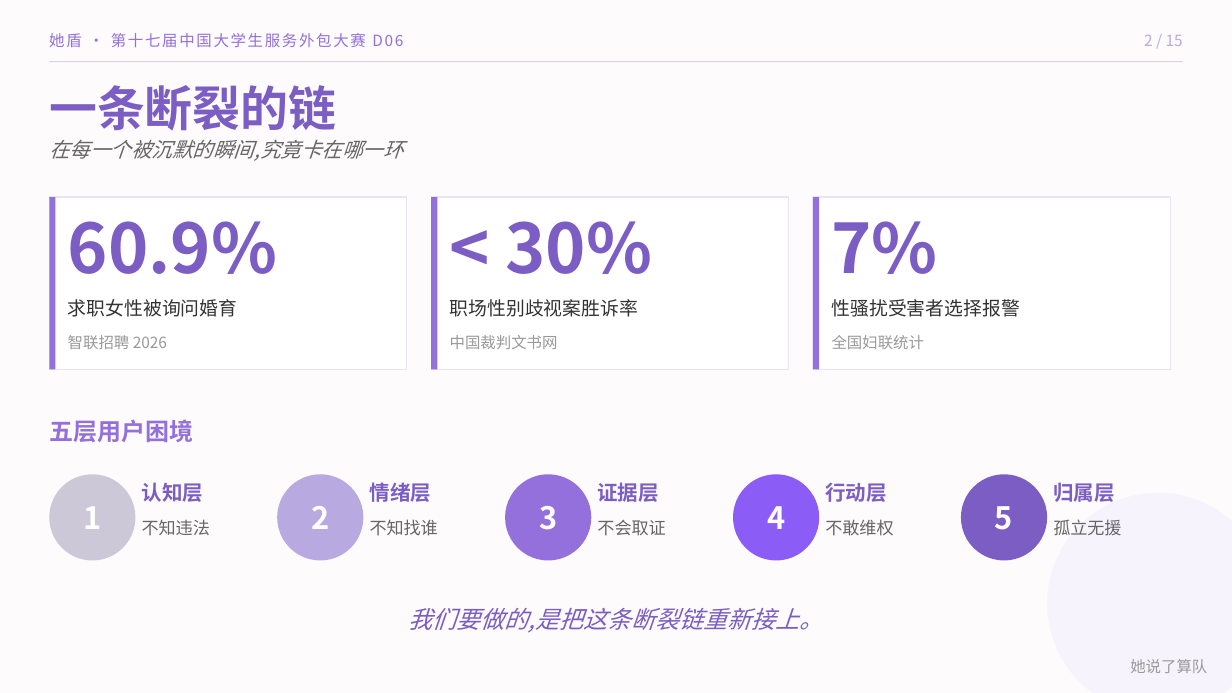
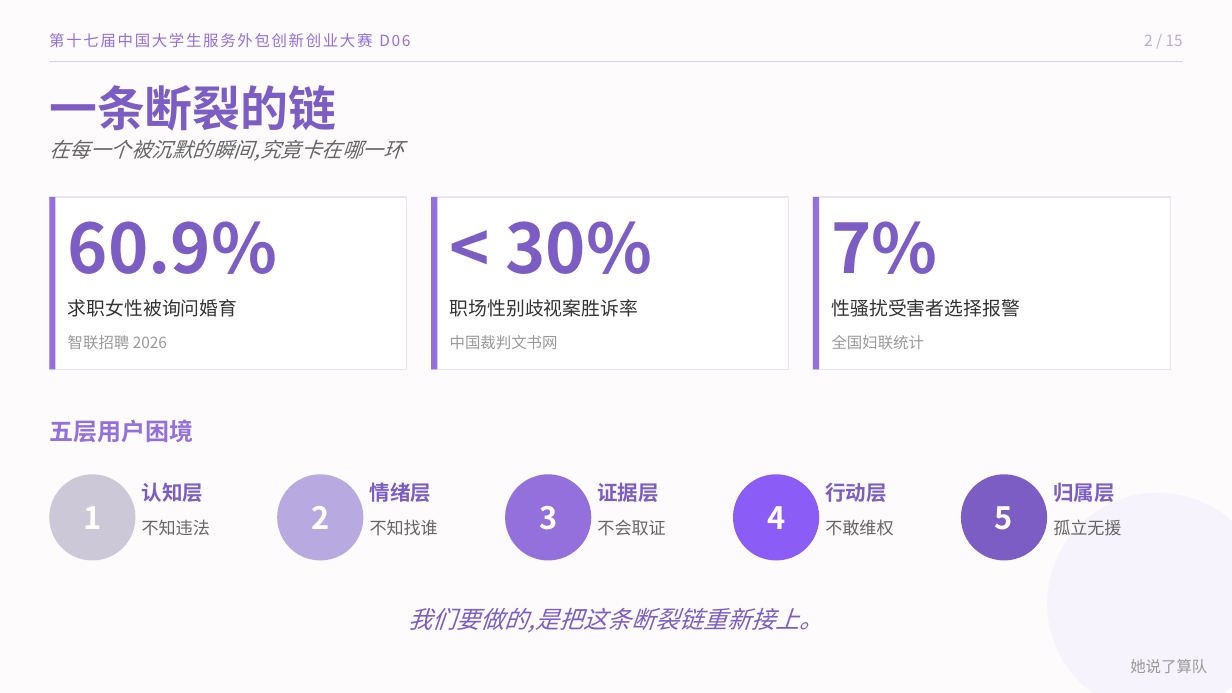
Before and after one commit to Huangjwwen/her_shield, a slide deck: slide 2 of docs/她盾_答辩_v0.2.pptx. Drawn at 1232x693 pixels with LibreOffice and Linux fonts; fonts in the diff are those of the drawing. Boxes give left, top, right and bottom in pixels: in the first picture for what was removed or moved away, otherwise in the second. Text is boxed around its words. In the diff, an @@ line names an element or a change of style, - is before the commit and + after.

```diff
--- a/docs/她盾_答辩_v0.2.pptx
+++ b/docs/她盾_答辩_v0.2.pptx
@@ text at [49, 33, 372, 47]: text changed @@
-她盾 · 第十七届中国大学生服务外包大赛 D06
+第十七届中国大学生服务外包创新创业大赛 D06
```
Also in this commit, not shown: 13 other slides changed, 20 other files.
